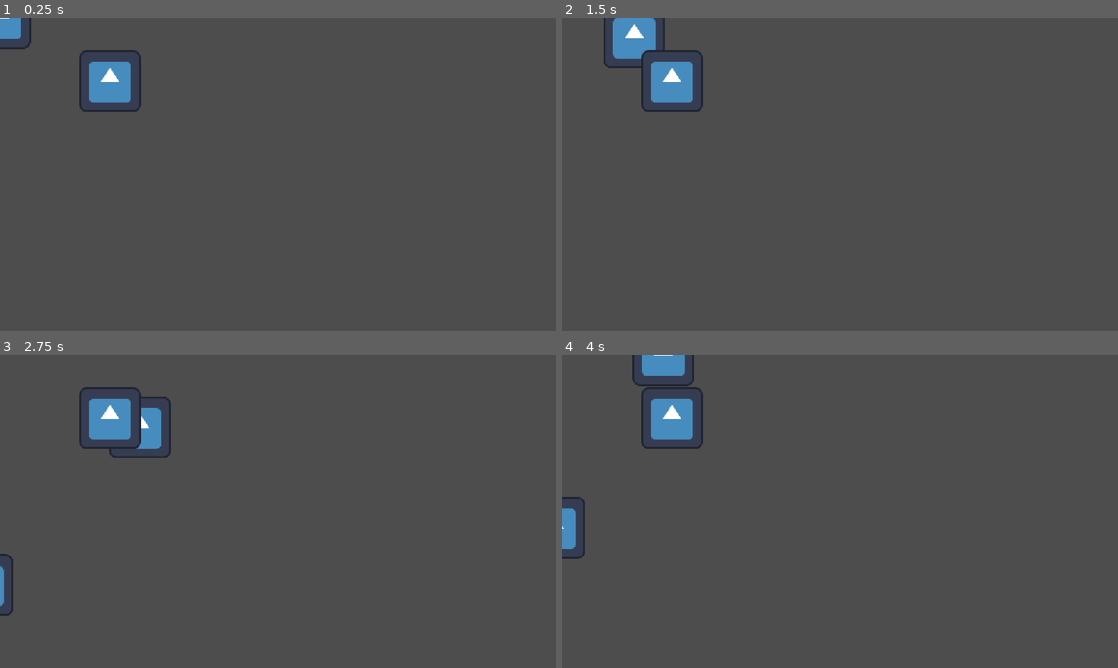
Above: before the commit, frames 1-4 (two rows, left to right).
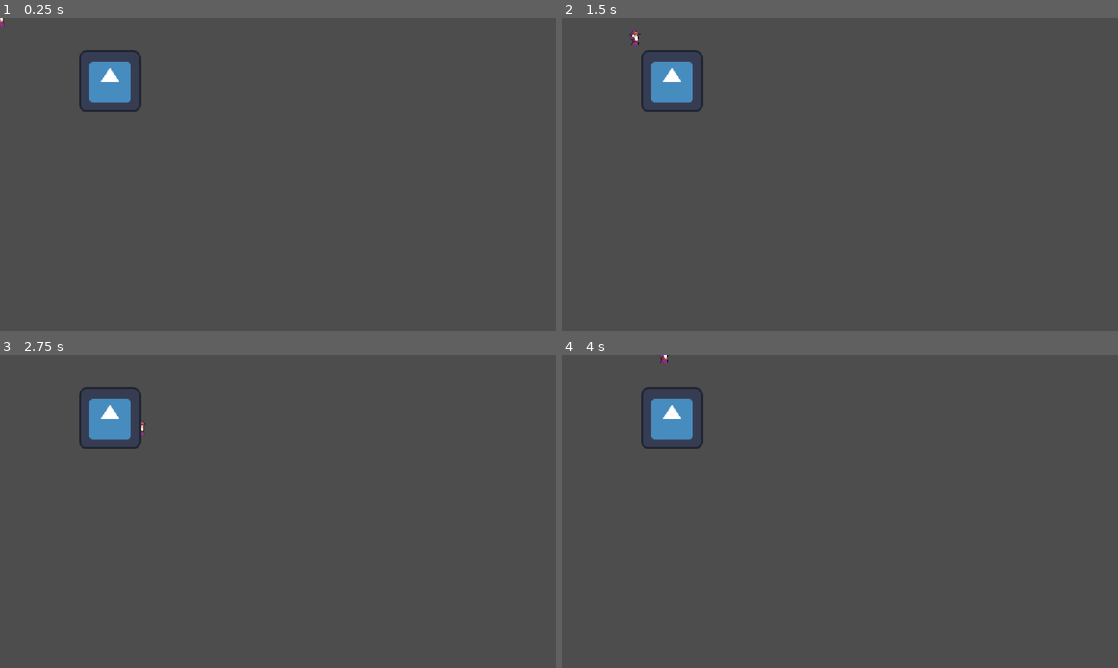
Above: after the commit, the same moments.

Repository: VladaParkhomenko/game-dev-labs
Game: Godot game, scene res://Main.tscn
Same seed, same stepped clock (60 frames per second), same inputs: the game is played once before the commit and once after it. The engine's default icon, where the game draws it, is replaced by a stand-in: a white triangle on a blue panel in a dark square.
Inputs:
- Up to frame 1 (0.25 s): no input
- Up to frame 2 (1.5 s): tap Enter at 0.5 s; hold Right (ui_right) 0.53-1.28 s; hold Down (ui_down) from 1.28 s (still down)
- Up to frame 3 (2.75 s): release Down (ui_down) at 2.03 s; hold Right (ui_right) from 2.03 s (still down)
- Up to frame 4 (4 s): release Right (ui_right) at 2.78 s; hold Up (ui_up) 2.78-3.53 s; hold Left (ui_left) from 3.53 s (still down)

The runs differ from the first frame. In frame 1, 0.3% of the frame differs, in the area x 0-6%, y 0-10%; in frame 2, 1.1%; in frame 3, 0.8%; in frame 4, 1.1%, in the area x 0-24%, y 0-66%.

Commit message:
feat: replace placeholder icons with custom pixel art wizard and orc sprites

Diff:
--- a/zad-1-prog/Main.tscn
+++ b/zad-1-prog/Main.tscn
@@ -2,7 +2,9 @@
 
 [ext_resource type="Texture2D" uid="uid://bcguv5foaagdo" path="res://icon.svg" id="1_glv2v"]
 [ext_resource type="Script" uid="uid://d0m5rldf4aup1" path="res://player.gd" id="1_uu6xs"]
+[ext_resource type="Texture2D" uid="uid://cff08gnj2lwuc" path="res://Idle-Sheet_Wizzard.png" id="2_fos0i"]
 [ext_resource type="Script" uid="uid://cefoqex02aj6y" path="res://enemy.gd" id="3_r0du0"]
+[ext_resource type="Texture2D" uid="uid://ccyp3fq2x3x0w" path="res://Idle-Sheet_Orc.png" id="5_3dxm6"]
 
 [sub_resource type="RectangleShape2D" id="RectangleShape2D_g4v7s"]
 size = Vector2(126, 126)
@@ -25,7 +27,8 @@
 script = ExtResource("1_uu6xs")
 
 [node name="Sprite2D" type="Sprite2D" parent="Player" unique_id=1920253620]
-texture = ExtResource("1_glv2v")
+texture = ExtResource("2_fos0i")
+hframes = 4
 
 [node name="CollisionShape2D" type="CollisionShape2D" parent="Player" unique_id=558857452]
 shape = SubResource("RectangleShape2D_g4v7s")
@@ -53,7 +56,8 @@
 
 [node name="Sprite2D" type="Sprite2D" parent="Enemy" unique_id=76323514]
 position = Vector2(-257, 338)
-texture = ExtResource("1_glv2v")
+texture = ExtResource("5_3dxm6")
+hframes = 4
 
 [node name="CollisionShape2D" type="CollisionShape2D" parent="Enemy" unique_id=1100753516]
 position = Vector2(-257, 338)
Binary file added: zad-1-prog/Idle-Sheet_Orc.png
Not shown, added: zad-1-prog/Idle-Sheet_Orc.png.import
Binary file added: zad-1-prog/Idle-Sheet_Wizzard.png
Not shown, added: zad-1-prog/Idle-Sheet_Wizzard.png.import
Binary file added: zad-1-prog/Run-Sheet_Orc.png
Not shown, added: zad-1-prog/Run-Sheet_Orc.png.import
Binary file added: zad-1-prog/Run-Sheet_Wizzard.png
Not shown, added: zad-1-prog/Run-Sheet_Wizzard.png.import
